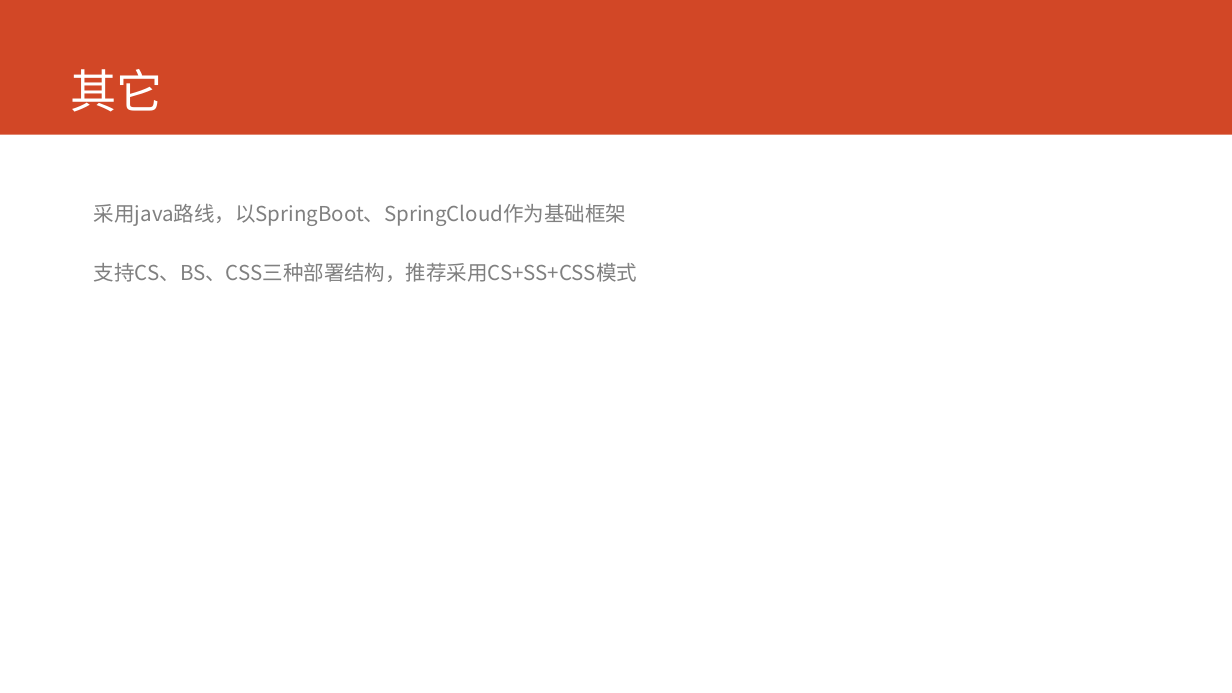
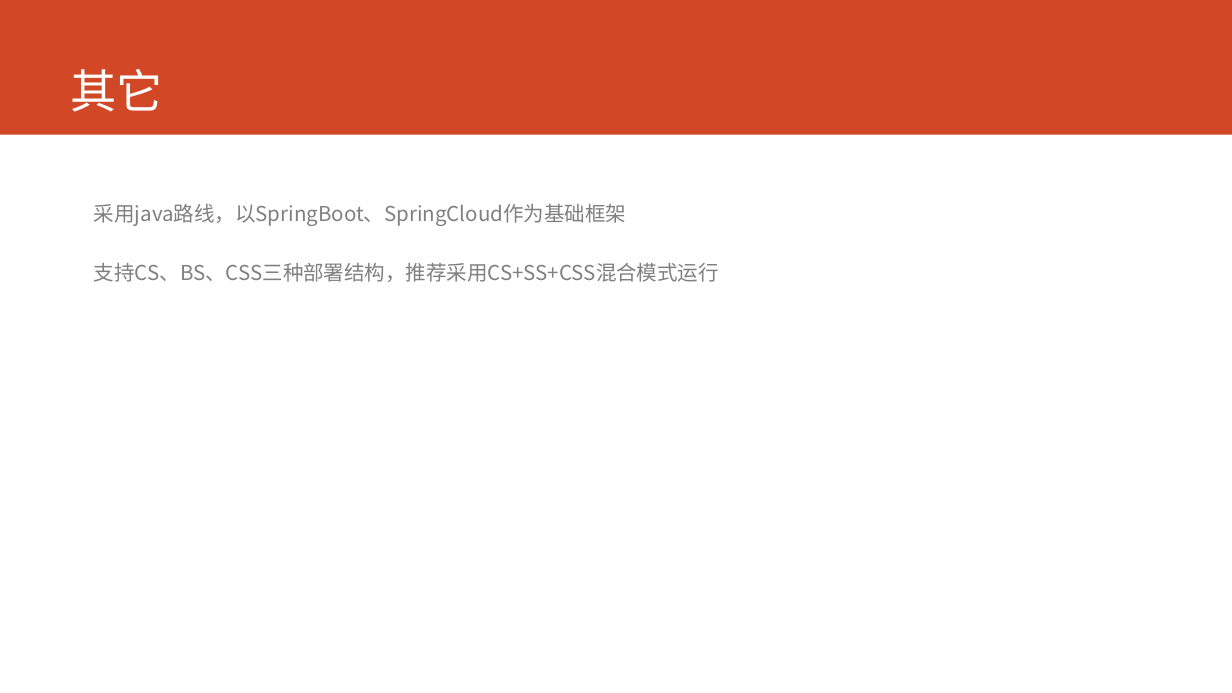
Before and after one commit to AppSecAI-TEST/hospital, a slide deck: slide 13 of doc/EVE新一代HIS核心系统.pptx. Drawn at 1232x693 pixels with LibreOffice and Linux fonts; fonts in the diff are those of the drawing. Boxes give left, top, right and bottom in pixels: in the first picture for what was removed or moved away, otherwise in the second. Text is boxed around its words. In the diff, an @@ line names an element or a change of style, - is before the commit and + after.

```diff
--- a/doc/EVE新一代HIS核心系统.pptx
+++ b/doc/EVE新一代HIS核心系统.pptx
@@ text at bbox=[94, 263, 719, 282]: text changed @@
-支持CS、BS、CSS三种部署结构，推荐采用CS+SS+CSS模式
+支持CS、BS、CSS三种部署结构，推荐采用CS+SS+CSS混合模式运行
```
Also in this commit, not shown: 2 other slides changed, 1 other file.
